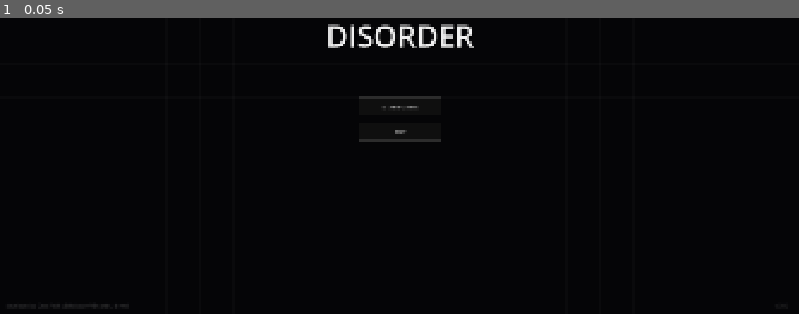
Above: before the commit, frame 1.
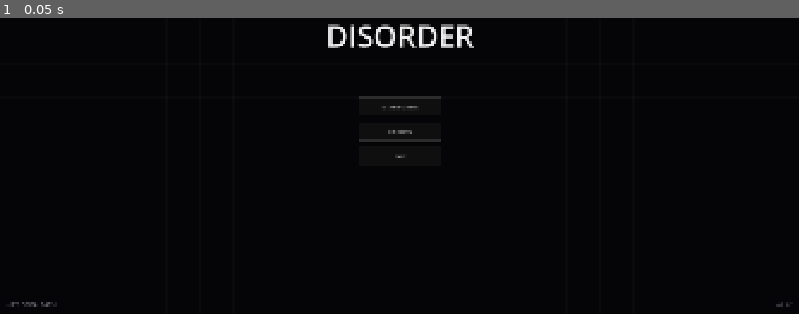
Above: after the commit, the same moment.

Repository: Himanshu-Jorwal/Disorder
Game: Godot game, scene res://Scenes/Menu/bootstrap.tscn
Two runs of this game, one before a commit and one after it. Both use one fixed random seed, a clock stepped at 60 frames per second and the inputs below.
Inputs:
- Up to frame 1 (0.05 s): no input

The runs differ from the first frame. In frame 1, 0.1% of the frame differs, in the area x 1-99%, y 37-98%.

Commit message:
Add Credits button and bigger byline/version to main menu

Diff:
--- a/Disorder-0.0.1/Scripts/Menu/menu_draw.gd
+++ b/Disorder-0.0.1/Scripts/Menu/menu_draw.gd
@@ -1,6 +1,7 @@
 extends Node2D
 
 signal start_pressed
+signal credits_pressed
 signal exit_pressed
 
 var time = 0.0
@@ -14,7 +15,8 @@
 	var cy = screen.y / 2
 	buttons = [
 		{"label": "START GAME", "rect": Rect2(cx - 100, cy + 20, 200, 44)},
-		{"label": "EXIT", "rect": Rect2(cx - 100, cy + 80, 200, 44)},
+		{"label": "CREDITS", "rect": Rect2(cx - 100, cy + 80, 200, 44)},
+		{"label": "EXIT", "rect": Rect2(cx - 100, cy + 140, 200, 44)},
 	]
 
 func _process(delta):
@@ -34,6 +36,8 @@
 				if i == 0:
 					emit_signal("start_pressed")
 				elif i == 1:
+					emit_signal("credits_pressed")
+				elif i == 2:
 					emit_signal("exit_pressed")
 
 func _draw():
@@ -84,9 +88,12 @@
 		var ly = btn.rect.position.y + btn.rect.size.y / 2 + label_size.y / 2 - 4
 		draw_string(font, Vector2(lx, ly), btn.label, HORIZONTAL_ALIGNMENT_LEFT, -1, font_size, text_col)
 
-	# Credits
-	var credits = "developed by Deva Path   github.com/Himanshu-Jorwal"
-	draw_string(font, Vector2(15, screen.y - 14), credits, HORIZONTAL_ALIGNMENT_LEFT, -1, 11, Color(0.3, 0.3, 0.3, 0.6))
+	# Byline — footer corner, bigger/more visible than the old tiny credit line
+	var byline = "- BY DEVA PATH"
+	draw_string(font, Vector2(15, screen.y - 16), byline, HORIZONTAL_ALIGNMENT_LEFT, -1, 16, Color(0.55, 0.55, 0.6, 0.85))
 
-	# Version
-	draw_string(font, Vector2(screen.x - 60, screen.y - 14), "v0.0.0", HORIZONTAL_ALIGNMENT_LEFT, -1, 11, Color(0.3, 0.3, 0.3, 0.5))
+	# Version — right-aligned to screen edge, sized up so it's actually legible
+	var version = "v0.0.1"
+	var version_size = 15
+	var vs = font.get_string_size(version, HORIZONTAL_ALIGNMENT_LEFT, -1, version_size)
+	draw_string(font, Vector2(screen.x - vs.x - 15, screen.y - 16), version, HORIZONTAL_ALIGNMENT_LEFT, -1, version_size, Color(0.5, 0.5, 0.55, 0.8))
